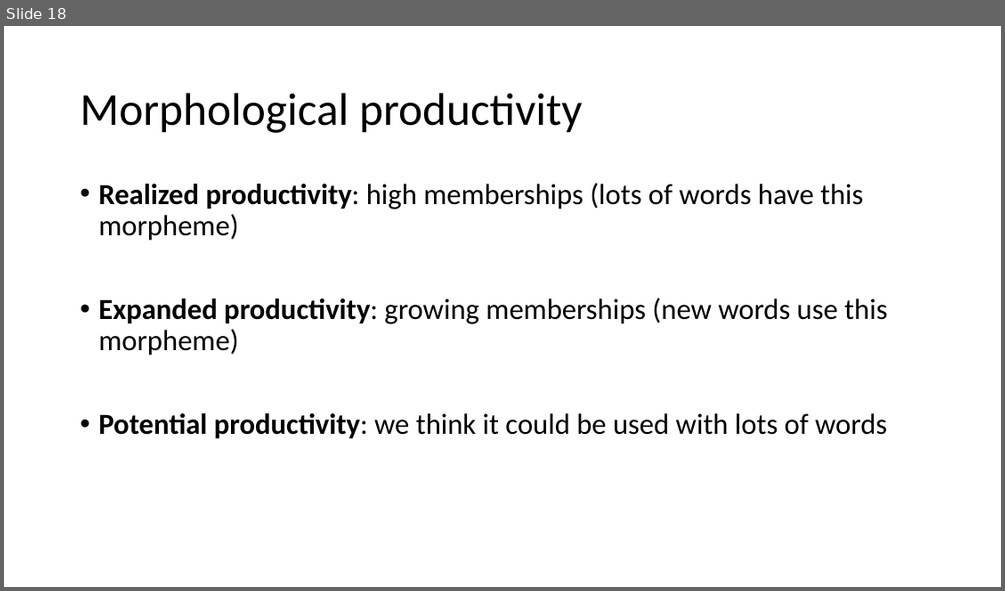
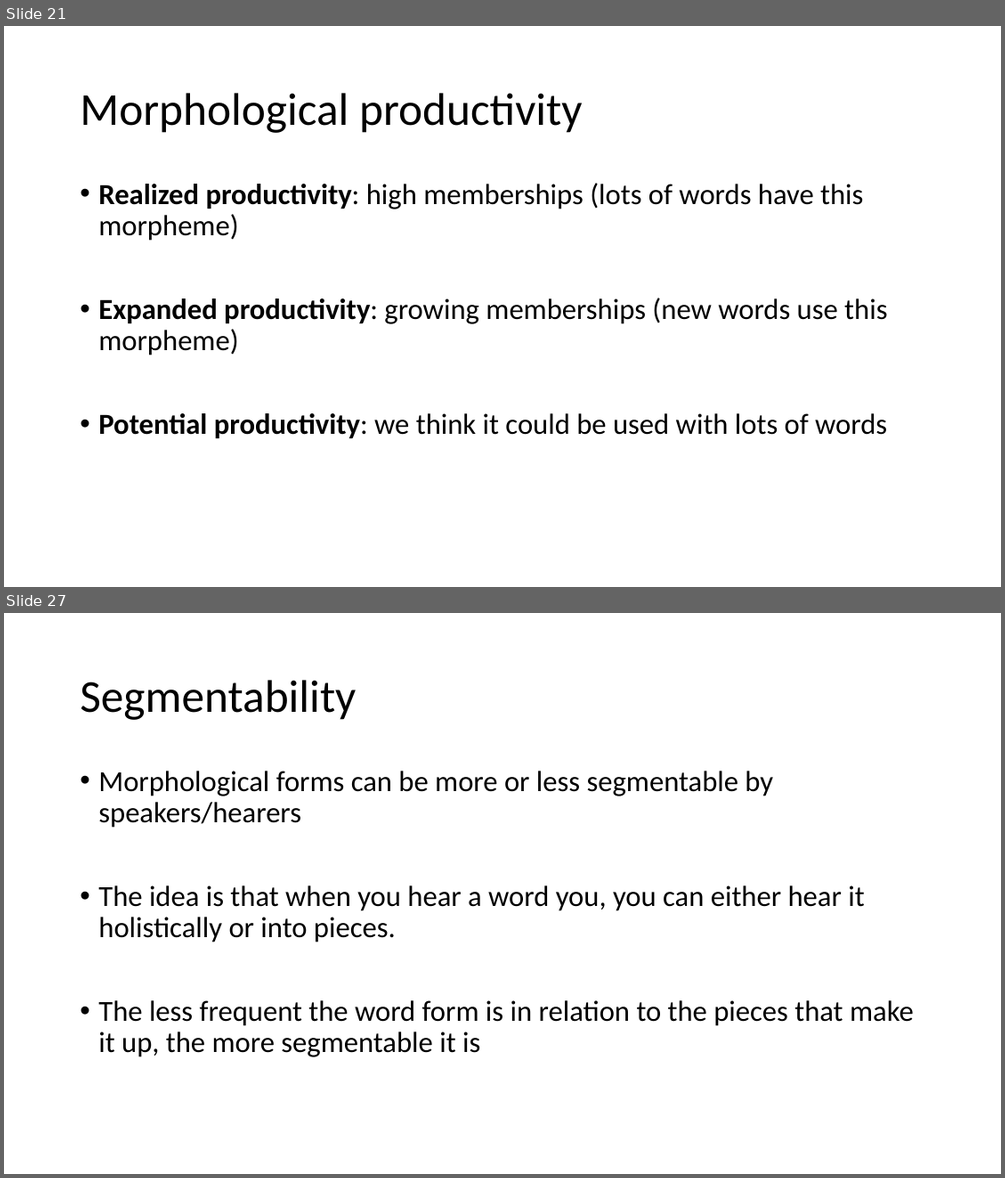
Before and after one commit to ajrtallman/Corpus_Linguistics_FSU_2023-2024, a slide deck: 03_lectures/Corpus Linguistics_2023_11_10.pptx. Shown one above the other, each under a label of ours: slide 18 before the commit, slides 21 and 27 after it; the slides between them are not shown. The pictures are 1005x591 and 1005x1178 pixels, drawn with LibreOffice and Linux fonts; fonts in the diff are those of the drawing. Boxes give left, top, right and bottom in pixels: in the first picture for what was removed or moved away, otherwise in the second. Text is boxed around its words. In the diff, an @@ line names an element or a change of style, - is before the commit and + after.

```diff
--- a/03_lectures/Corpus Linguistics_2023_11_10.pptx
+++ b/03_lectures/Corpus Linguistics_2023_11_10.pptx
@@ slide 27 added at <box>4,613,1001,1174</box>, background #FFFFFF @@
@@ title added at <box>80,680,356,720</box>, 44 pt, text #000000 @@
+Segmentability
@@ text added at <box>98,771,914,1057</box>, 28 pt, text #000000 @@
+• Morphological forms can be more or less segmentable by speakers/hearers
+• The idea is that when you hear a word you, you can either hear it holistically or into pieces.
+• The less frequent the word form is in relation to the pieces that make it up, the more segmentable it is
@@ what was slide 18 is now slide 21 @@
```
Also in this commit, not shown: 6 slides changed, 19 other slides added, 2 slides removed.
